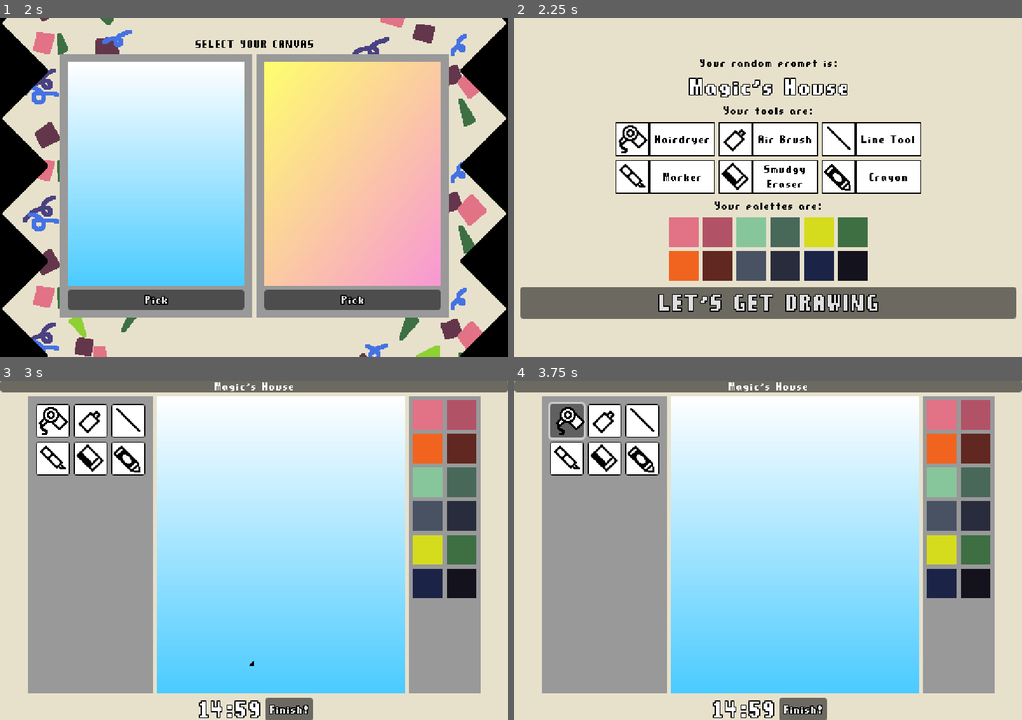
Above: before the commit, frames 1-4 (two rows, left to right).
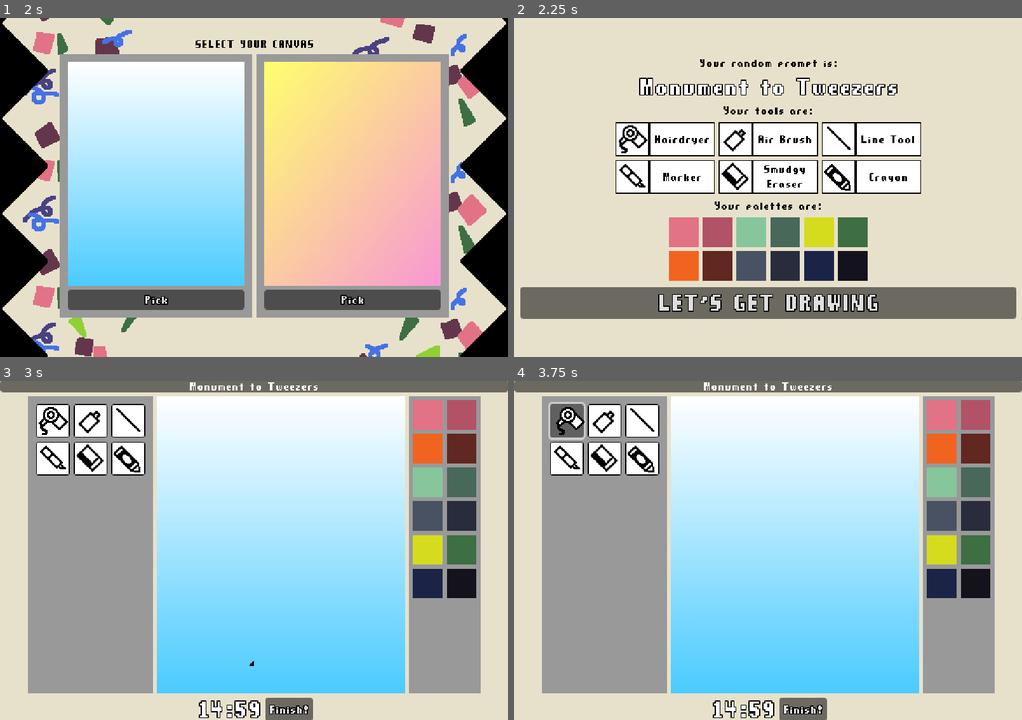
Above: after the commit, the same moments.

Repository: argonaut8/GGJ_2024
Game: Godot game, scene res://src/game_manager.tscn
Two runs of this game, one before a commit and one after it. Both use one fixed random seed, a clock stepped at 60 frames per second and the inputs below.
Inputs (mouse positions are in pixels of both pictures, inside the frame that each line leads up to):
- Up to frame 1 (2 s): click "NEW DRAWING" at 0.5 s; click "Start" at 1.25 s
- Up to frame 2 (2.25 s): click "Pick" at 2 s
- Up to frame 3 (3 s): click "LET'S GET DRAWING" at 2.75 s
- Up to frame 4 (3.75 s): click (564, 421) at 3.5 s

Frame 1 is identical in both runs. In frame 2, 1.4% of the frame differs, in the area x 24-76%, y 17-24%; in frame 3, 0.2%; in frame 4, 0.2%.

Commit message:
add save button fix

Diff:
--- a/src/gui/final_screen.tscn
+++ b/src/gui/final_screen.tscn
@@ -102,5 +102,6 @@
 theme_override_font_sizes/font_size = 26
 text = "Main Menu"
 
+[connection signal="pressed" from="VBoxContainer/CenterContainer/HBoxContainer/VBoxContainer/SaveButton" to="." method="_on_save_button_pressed"]
 [connection signal="pressed" from="VBoxContainer/CenterContainer/HBoxContainer/VBoxContainer/RestartButton" to="." method="_on_restart_button_pressed"]
 [connection signal="pressed" from="VBoxContainer/CenterContainer/HBoxContainer/VBoxContainer/MainMenuButton" to="." method="_on_main_menu_button_pressed"]
--- a/src/random_prompts.gd
+++ b/src/random_prompts.gd
@@ -17,8 +17,6 @@
 	"The Sensation You Get when Staring into the Eyes of a %s",
 	"%s Party",
 	"If Nobody Got Me I Know %s Got Me. Can I Get an Amen?",
-	"Honestly I'm curious what happens if I just put a really long prompt into this textbox. Also %s",
-	"aaaaaaaaaaaaaaaaaaaaaaaaaaaaaaaaaaaaaaaaaaaaaaaaaaaaaaaaaaaaaaaaaaaaaaaaaaaaaaaaaaaaaa %s",
 	"The %s Machine",
 	"Approximate %s",
 	"The one who seeks %s",
@@ -87,7 +85,6 @@
 	"Refridgerator",
 	"Milk",
 	"Sun",
-	"-- I couldn't think of a punchline. You'll have to figure this out yourself I'm sorry",
 	"Mycelium",
 	"Punching",
 	"Violence",
